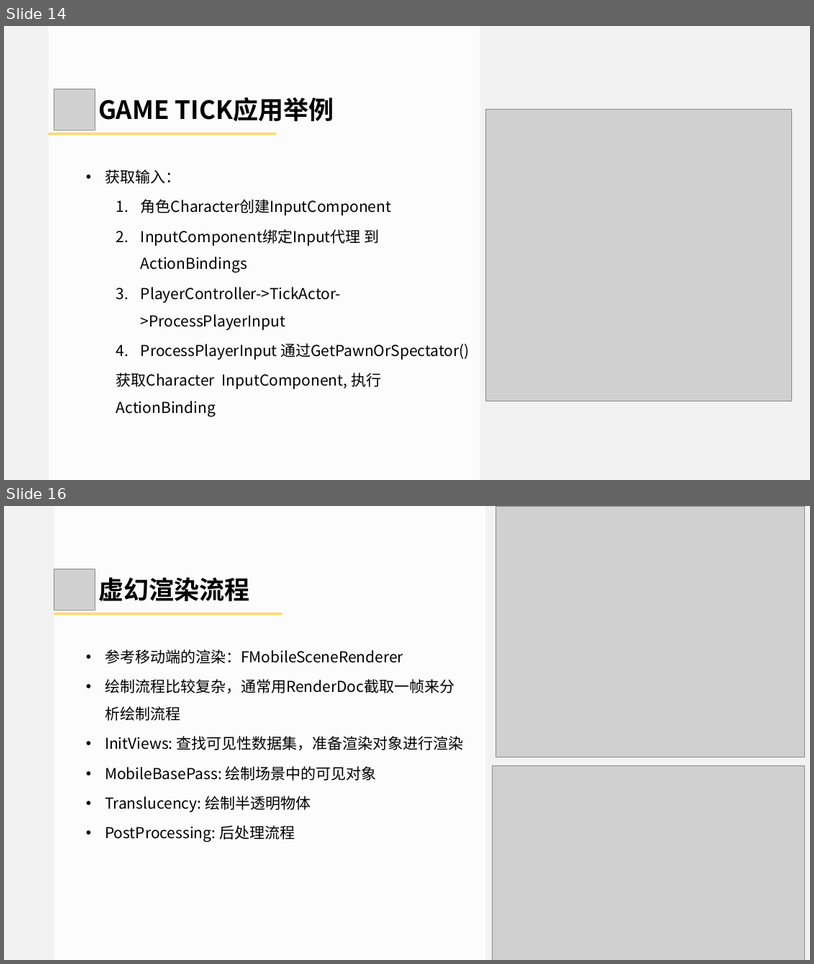
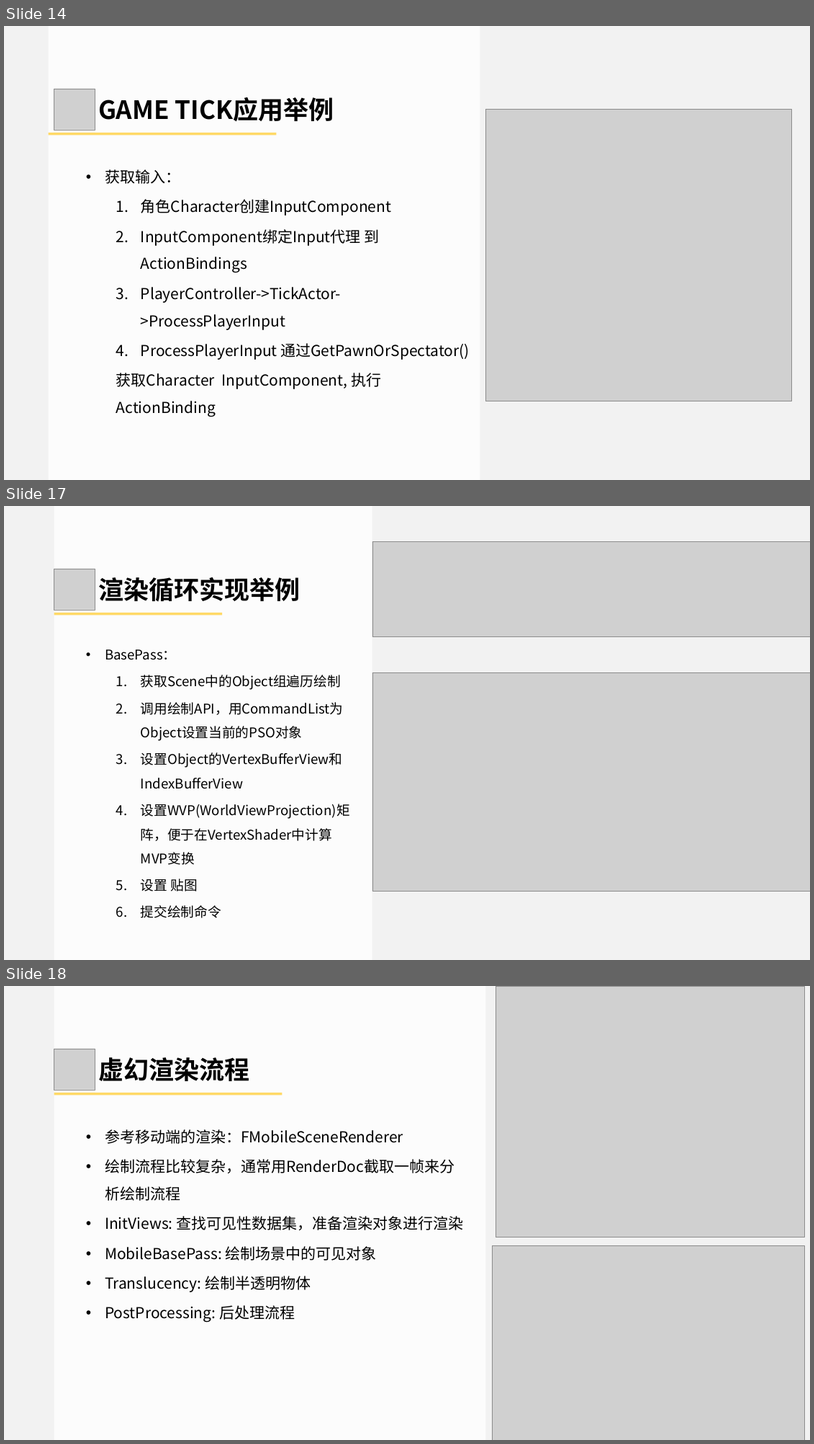
Before and after one commit to doomlover/KSGameEngineTutorials, a slide deck: PPTs/04.引擎基础概念与底层实用系统.pptx. Shown one above the other, each under a label of ours: slides 14 and 16 before the commit, slides 14, 17 and 18 after it; the slides between them are not shown. The pictures are 814x964 and 814x1444 pixels, drawn with LibreOffice and Linux fonts; fonts in the diff are those of the drawing; grey boxes stand for pictures. Boxes give left, top, right and bottom in pixels: in the first picture for what was removed or moved away, otherwise in the second. Text is boxed around its words. In the diff, an @@ line names an element or a change of style, - is before the commit and + after.

```diff
--- a/PPTs/04.引擎基础概念与底层实用系统.pptx
+++ b/PPTs/04.引擎基础概念与底层实用系统.pptx
@@ slide 17 added at (x1=4, y1=506, x2=810, y2=960), background #F2F2F2 @@
@@ rectangle added at (x1=54, y1=506, x2=373, y2=960), fill #FFFFFF at 80% opacity @@
@@ picture added at (x1=372, y1=541, x2=810, y2=636) @@
@@ picture added at (x1=54, y1=569, x2=95, y2=610) @@
@@ text added at (x1=98, y1=577, x2=300, y2=602), 60 pt, text #000000, bold @@
+渲染循环实现举例
@@ rectangle added at (x1=54, y1=613, x2=222, y2=615), fill #FFD966 @@
@@ text added at (x1=105, y1=649, x2=350, y2=918), 32 pt, text #000000 @@
+• BasePass：
+  1. 获取Scene中的Object组遍历绘制
+  2. 调用绘制API，用CommandList为Object设置当前的PSO对象
+  3. 设置Object的VertexBufferView和IndexBufferView
+  4. 设置WVP(WorldViewProjection)矩阵，便于在VertexShader中计算MVP变换
+  5. 设置 贴图
+  6. 提交绘制命令
@@ picture added at (x1=372, y1=672, x2=810, y2=891) @@
@@ what was slide 16 is now slide 18 @@
```
Also in this commit, not shown: 6 slides changed, 2 other slides added.
